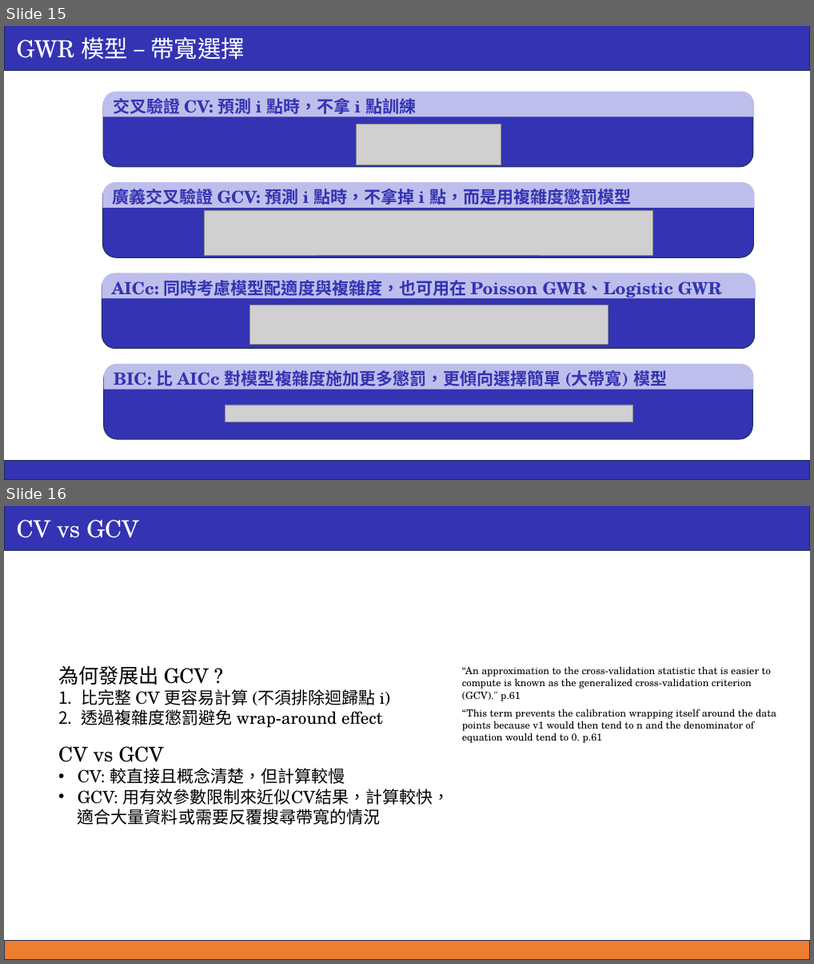
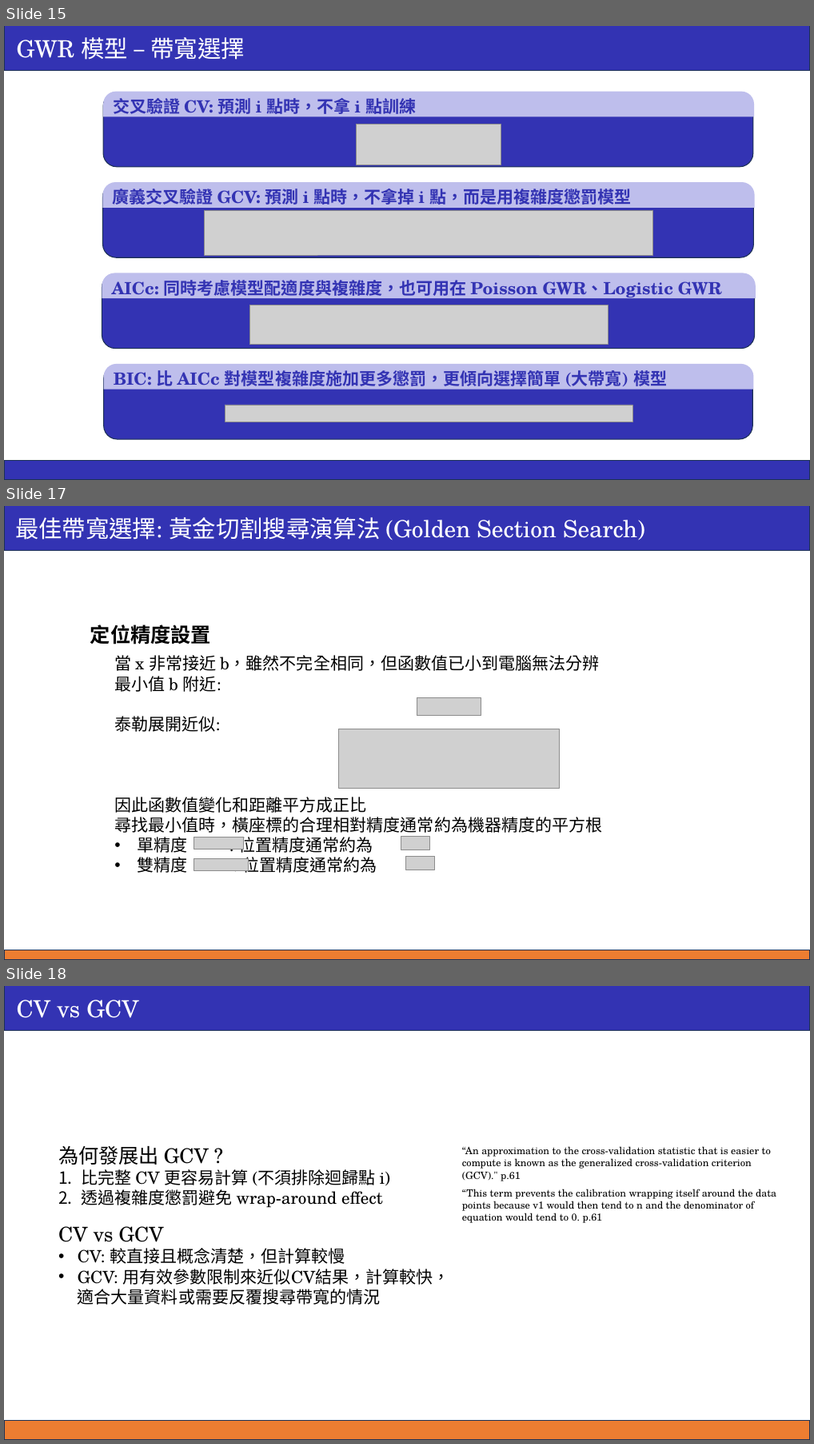
Before and after one commit to ricki0313/GWR_hw, a slide deck: theory_01/report/GWR_report_01.pptx. Shown one above the other, each under a label of ours: slides 15 and 16 before the commit, slides 15, 17 and 18 after it; the slides between them are not shown. The pictures are 814x964 and 814x1444 pixels, drawn with LibreOffice and Linux fonts; fonts in the diff are those of the drawing; grey boxes stand for pictures. Boxes give left, top, right and bottom in pixels: in the first picture for what was removed or moved away, otherwise in the second. Text is boxed around its words. In the diff, an @@ line names an element or a change of style, - is before the commit and + after.

Commit message:
0729_golden

```diff
--- a/theory_01/report/GWR_report_01.pptx
+++ b/theory_01/report/GWR_report_01.pptx
@@ slide 17 added at [4, 506, 810, 960], background #FFFFFF @@
@@ rectangle added at [4, 506, 810, 550], fill #3333B3, outline #1E3256 1 pt, 28 pt, text #FFFFFF @@
+最佳帶寬選擇: 黃金切割搜尋演算法 (Golden Section Search)
@@ text added at [90, 624, 211, 644], 24 pt, text #000000, bold @@
+定位精度設置
@@ text added at [114, 655, 602, 872], 20 pt, text #000000 @@
+當 x 非常接近 b，雖然不完全相同，但函數值已小到電腦無法分辨
+最小值 b 附近:
+泰勒展開近似:
+因此函數值變化和距離平方成正比
+尋找最小值時，橫座標的合理相對精度通常約為機器精度的平方根
+• 單精度 : 位置精度通常約為
+• 雙精度 : 位置精度通常約為
@@ picture added at [417, 698, 482, 716] @@
@@ picture added at [339, 728, 560, 788] @@
@@ picture added at [194, 836, 243, 848] @@
@@ picture added at [401, 836, 430, 850] @@
@@ picture added at [194, 858, 249, 870] @@
@@ picture added at [406, 856, 434, 869] @@
@@ rectangle added at [4, 950, 810, 960], fill #ED7D31, outline #1E3256 1 pt @@
@@ what was slide 16 is now slide 18 @@
```
Also in this commit, not shown: 5 slides changed, 6 other slides added, 3 other files.
